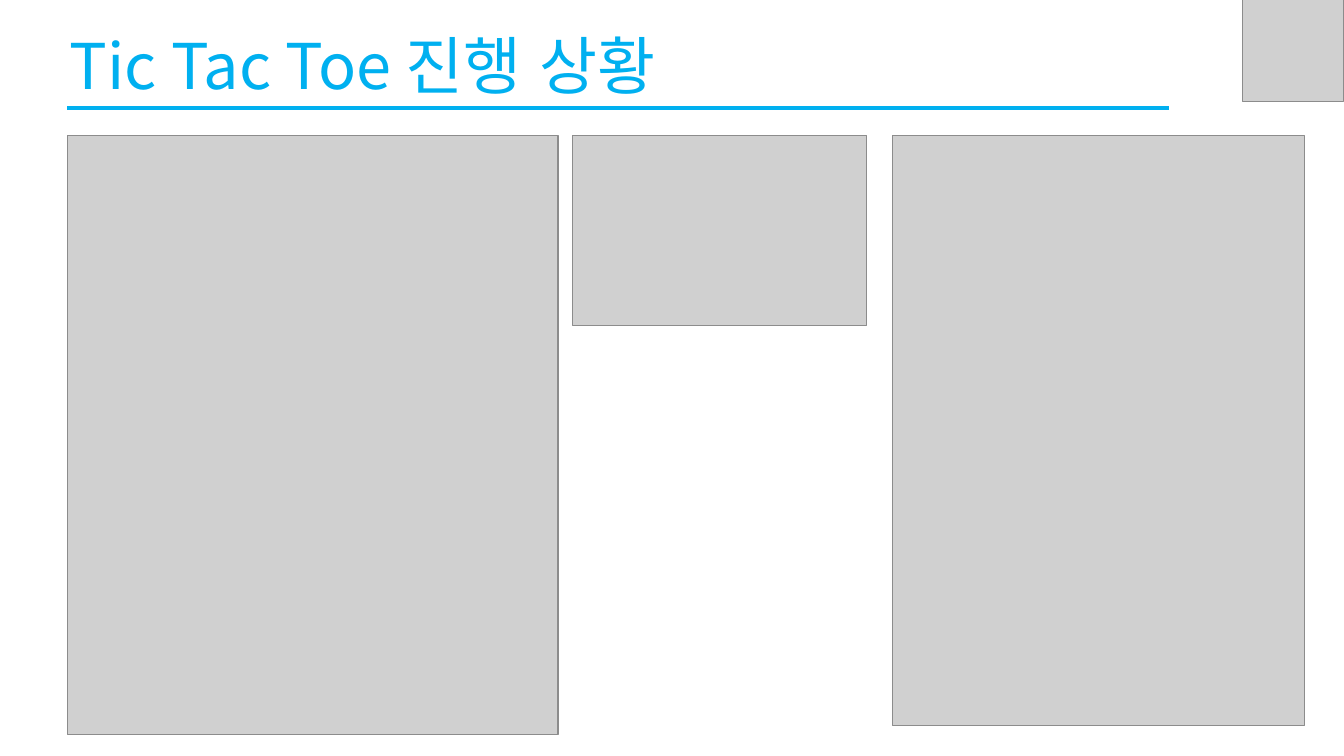
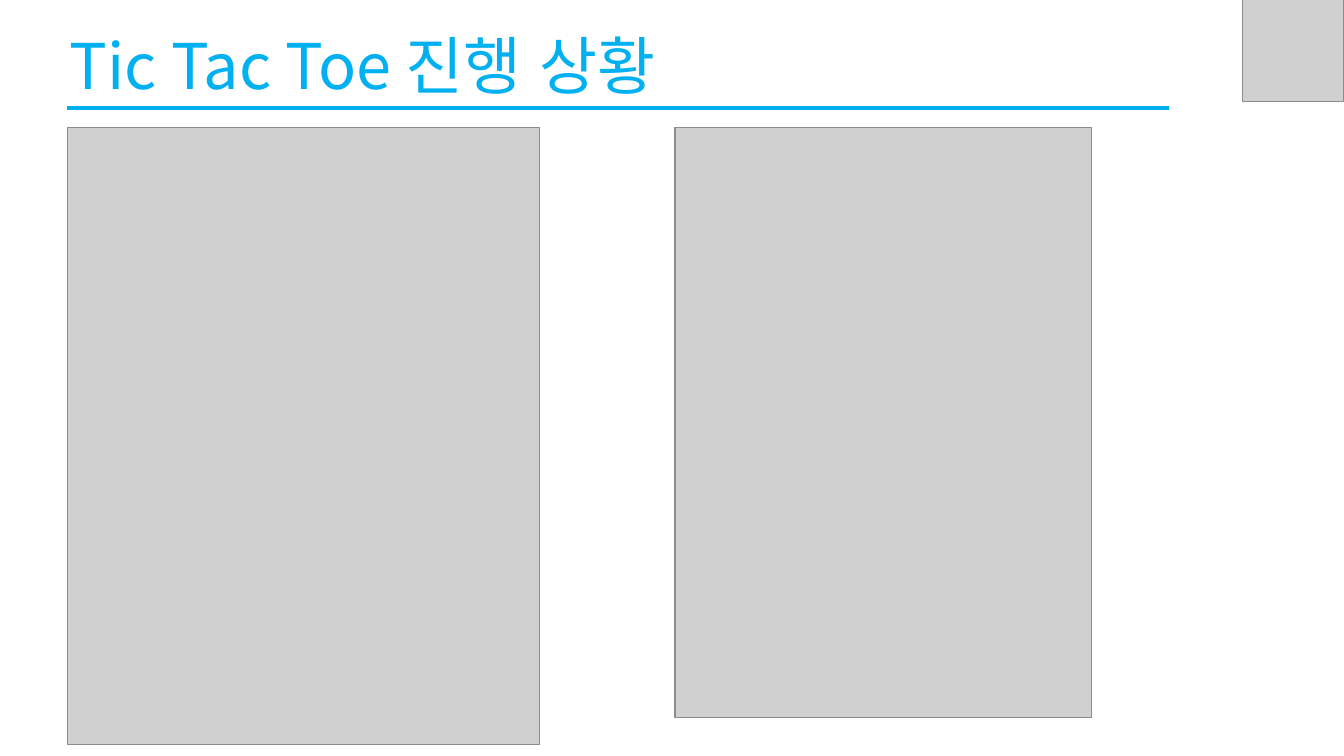
Before and after one commit to owinhun/2022_Caerang, a slide deck: slide 4 of 씨애랑_SW전시회_ppt.pptx (slide 3 before the commit). Drawn at 1344x756 pixels with LibreOffice and Linux fonts; fonts in the diff are those of the drawing; grey boxes stand for pictures. Boxes give left, top, right and bottom in pixels: in the first picture for what was removed or moved away, otherwise in the second. Text is boxed around its words. In the diff, an @@ line names an element or a change of style, - is before the commit and + after.

```diff
--- a/씨애랑_SW전시회_ppt.pptx
+++ b/씨애랑_SW전시회_ppt.pptx
@@ picture: place and size @@
-picture at [68,135,559,735]
+picture at [68,127,540,745]
@@ picture removed at [573,135,867,326] @@
@@ picture added at [676,127,1092,717] @@
@@ picture removed at [892,135,1305,726] @@
```
Also in this commit, not shown: 3 other slides changed, 2 slides added, 1 other file.
